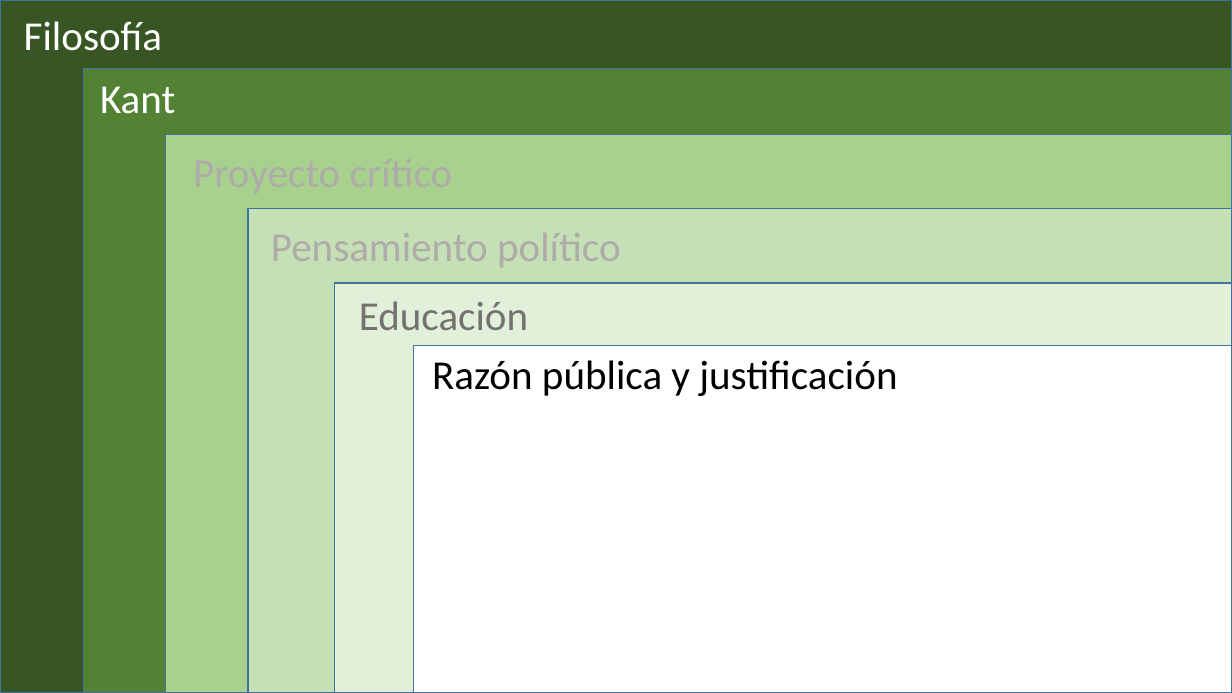
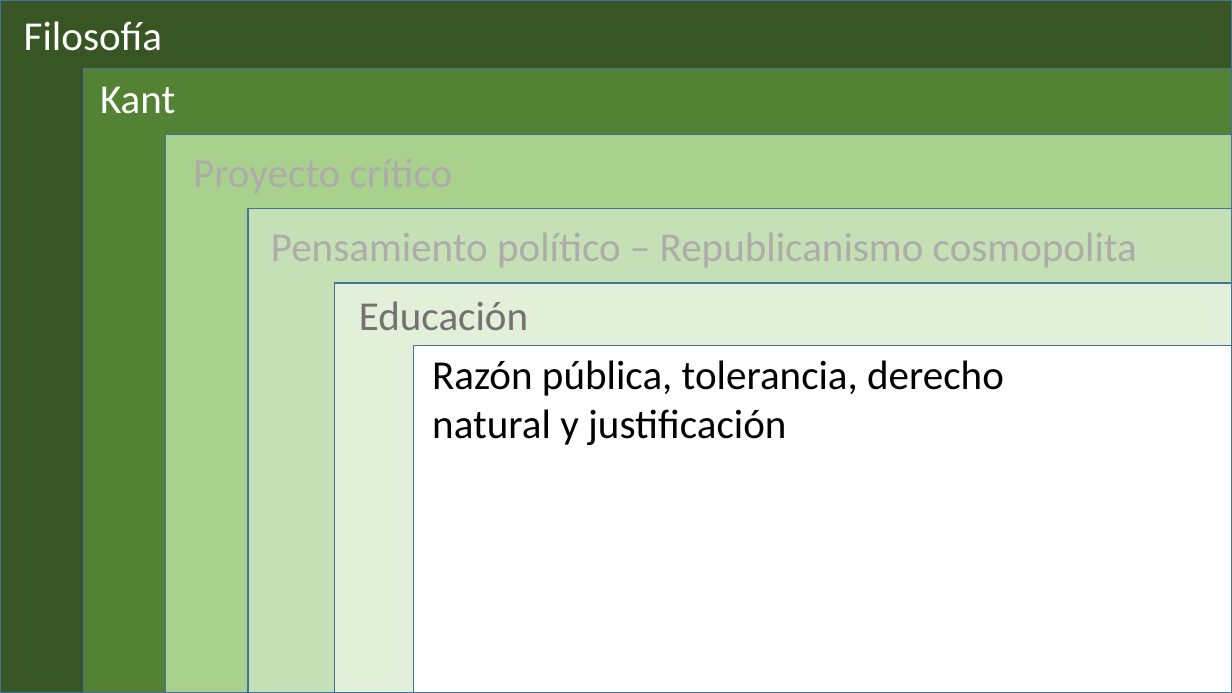
Before and after one commit to zaboltar/zaboltar.github.io, a slide deck: slide 2 of assets uarm/2023 2 UarmPCrit/tesis docs/esquema tesis expo.pptx. Drawn at 1232x693 pixels with LibreOffice and Linux fonts; fonts in the diff are those of the drawing. Boxes give left, top, right and bottom in pixels: in the first picture for what was removed or moved away, otherwise in the second. Text is boxed around its words. In the diff, an @@ line names an element or a change of style, - is before the commit and + after.

```diff
--- a/assets uarm/2023 2 UarmPCrit/tesis docs/esquema tesis expo.pptx
+++ b/assets uarm/2023 2 UarmPCrit/tesis docs/esquema tesis expo.pptx
@@ text at [271, 233, 1137, 267]: text changed @@
-Pensamiento político
+Pensamiento político – Republicanismo cosmopolita
@@ text at [432, 360, 1004, 445]: text changed @@
-Razón pública y justificación
+Razón pública, tolerancia, derecho natural y justificación
```
Also in this commit, not shown: 3 other slides changed, 1 slide added, 21 slides removed, 22 other files.
